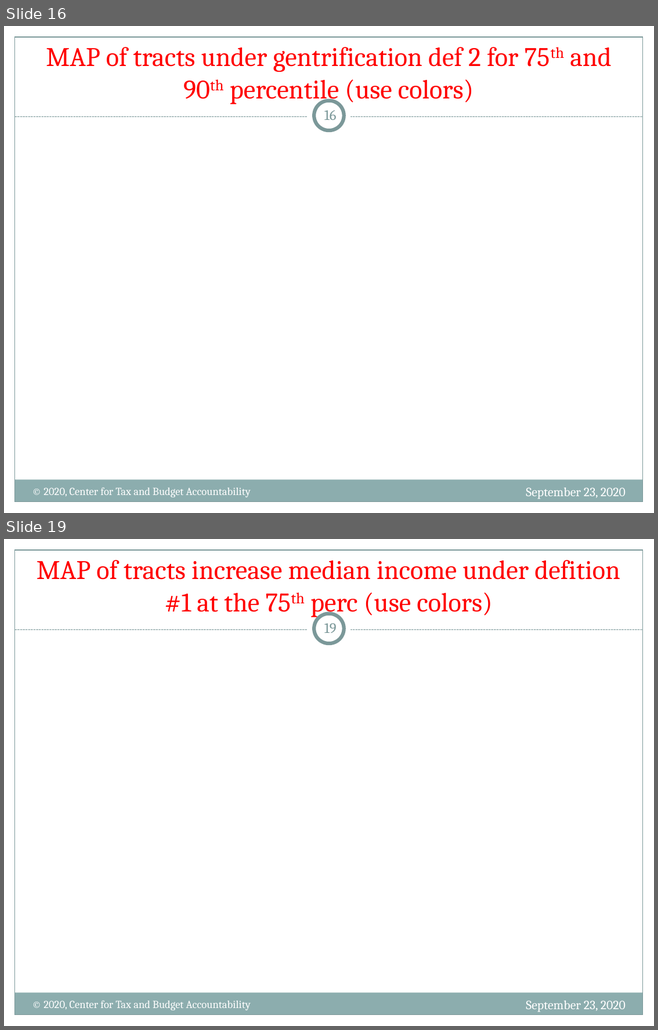
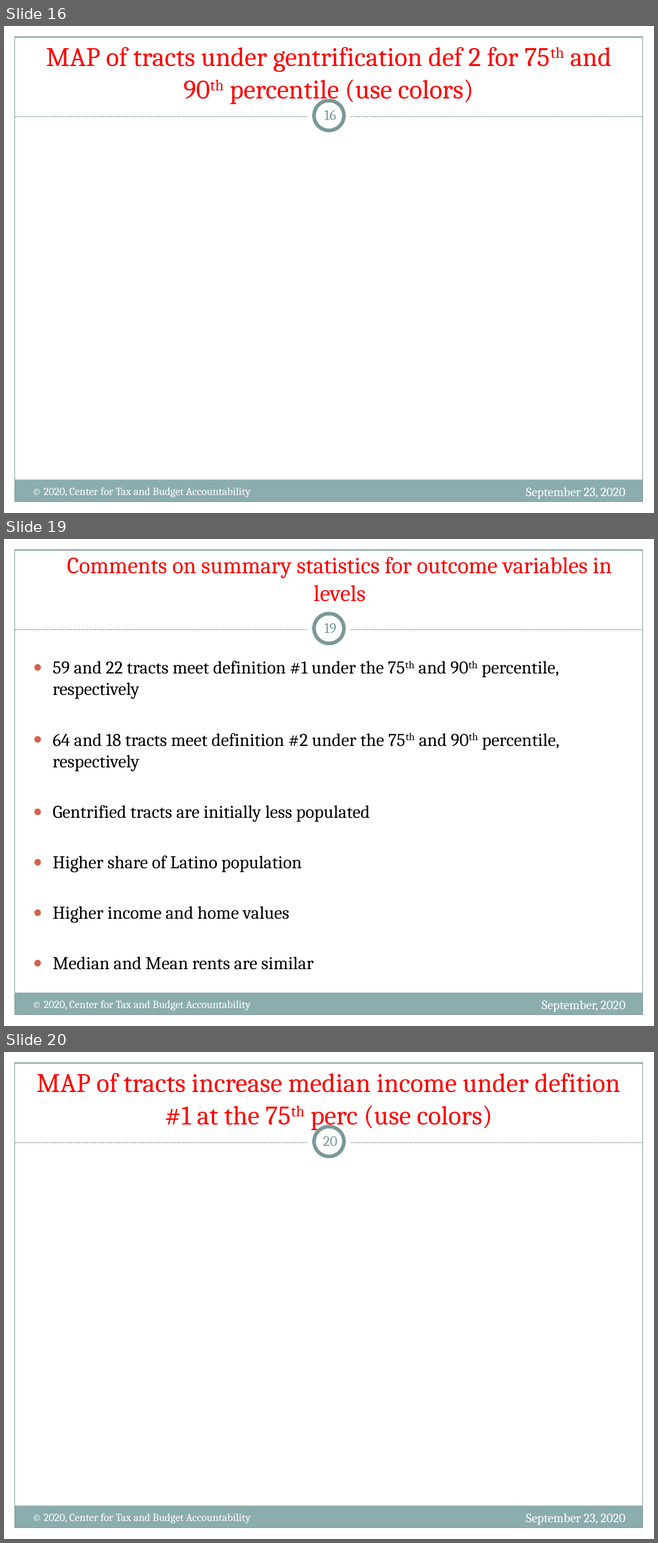
Before and after one commit to nanojgarcia/CTBA_FD, a slide deck: NHS - Gentrification in the City of Chicago.pptx. Shown one above the other, each under a label of ours: slides 16 and 19 before the commit, slides 16, 19 and 20 after it; the slides between them are not shown. The pictures are 658x1030 and 658x1543 pixels, drawn with LibreOffice and Linux fonts; fonts in the diff are those of the drawing. Boxes give left, top, right and bottom in pixels: in the first picture for what was removed or moved away, otherwise in the second. Text is boxed around its words. In the diff, an @@ line names an element or a change of style, - is before the commit and + after.

```diff
--- a/NHS - Gentrification in the City of Chicago.pptx
+++ b/NHS - Gentrification in the City of Chicago.pptx
@@ slide 19 added at bbox=[4, 539, 654, 1026], background #FFFFFF; not listed: 8 template elements that a slide beside it also shows @@
@@ text added at bbox=[67, 556, 611, 602], 25.6 pt, text #FF0000 @@
+Comments on summary statistics for outcome variables in levels
@@ page number added at bbox=[324, 623, 336, 633], 16 pt, text #7C999A @@
+19
@@ text added at bbox=[53, 661, 559, 970], 20 pt, text #000000 @@
+● 59 and 22 tracts meet definition #1 under the 75th and 90th percentile, respectively
+● 64 and 18 tracts meet definition #2 under the 75th and 90th percentile, respectively
+● Gentrified tracts are initially less populated
+● Higher share of Latino population
+● Higher income and home values
+● Median and Mean rents are similar
@@ text added at bbox=[43, 1001, 250, 1011], 12 pt, text #FFFFFF @@
+© 2020, Center for Tax and Budget Accountability
@@ text added at bbox=[542, 1001, 625, 1012], 14 pt, text #FFFFFF @@
+September, 2020
@@ what was slide 19 is now slide 20 @@
@@ page number at bbox=[323, 1136, 338, 1146]: text changed @@
-19
+20
```
Also in this commit, not shown: 16 slides changed, 1 other file.
